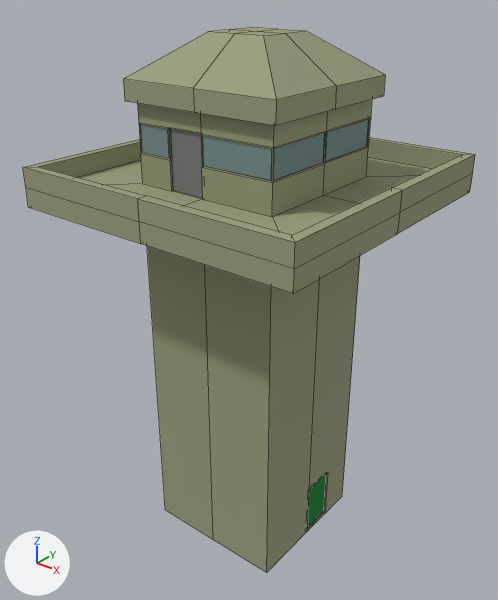
Two versions of the Blender file Models/PROPS/STRUCTURES/WATCH_TOWER/WATCH_TOWER.blend, one commit apart.
Both versions are drawn from a 50 mm lens placed at (41.8, -53.5, 61.5), pointed at (-0.7, -0.3, 28.5). The axes (+X, +Y, +Z) are drawn at lower left. The lights are the same throughout. Mesh edges are drawn as thin lines. The same objects are shown in both versions, whatever each file hides.
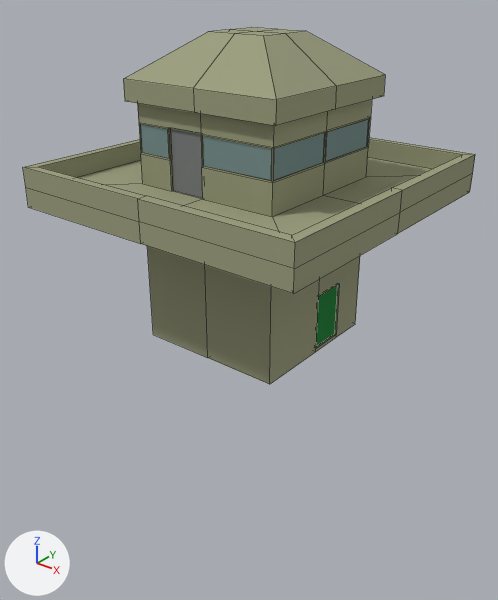
The newer file is also turned or shifted as a whole; pictures and numbers use the older file's frame.

The change, as a diff of the scene's bpy script:
```diff
--- a/Models/PROPS/STRUCTURES/WATCH_TOWER/WATCH_TOWER.blend.py
+++ b/Models/PROPS/STRUCTURES/WATCH_TOWER/WATCH_TOWER.blend.py
@@ me_cube_002 @@
 me_cube_002.from_pydata(...)  # 197 vertices, 190 faces; spans x -2.0..2.0, y -2.0..2.0, z 0.0..7.0
 # used by ob_cube_017; location = (0.0, 0.0, 0.0); scale = (8.0, 8.0, 8.0)
+# me_cube_002 part 1: all 18 vertices in x -1.0..1.0, y -1.0..1.0, z 0.0..0.8 are moved by (0.0, 0.0, 3.13)
 me_cube_002.materials.append(mat_concrete)
```

Location of each change, [x1, y1, x2, y2] in pixels of the pictures (498 x 600 px; the box of a moved part takes in the faces that stretch with it):
'Cube.017', reshaped (35% shorter): before [23, 28, 475, 573]; after [23, 28, 475, 384]
part 1 of me_cube_002, moved or reshaped: before [147, 246, 360, 573]; after [147, 246, 360, 384]
